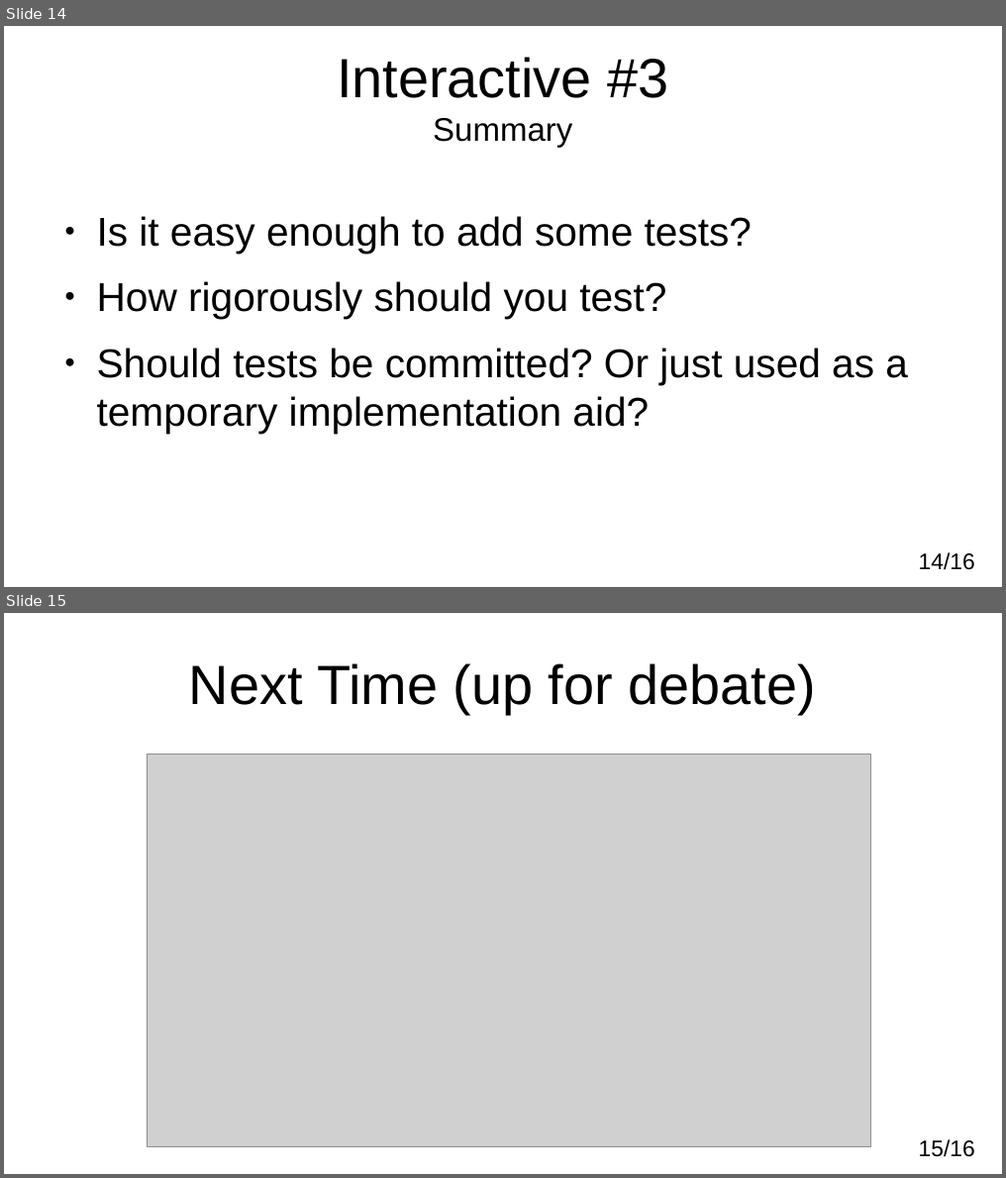
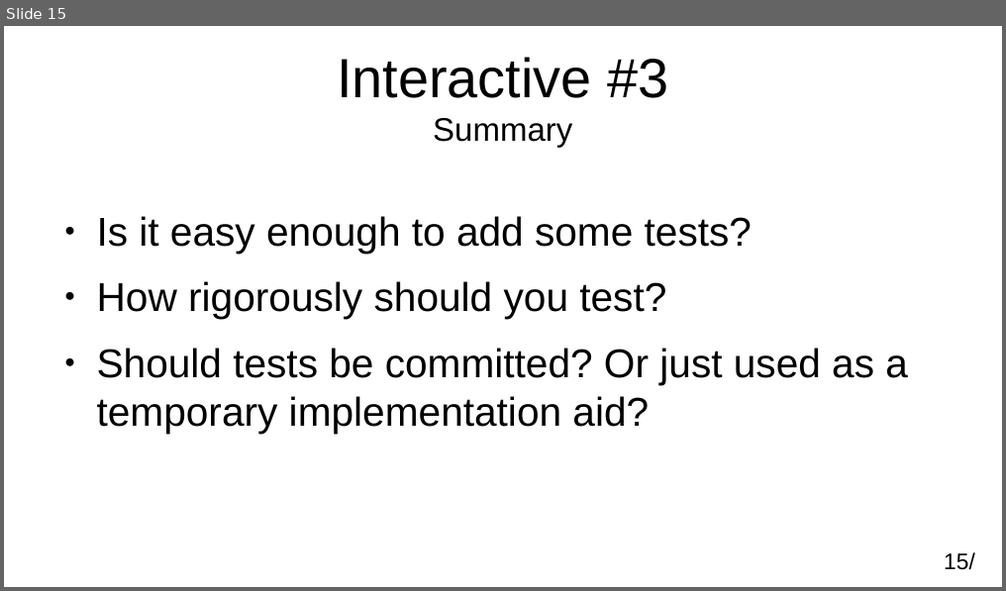
Before and after one commit to adamkewley/rse-meetups, a slide deck: 4_SoftwareImplementation/PresentationSlides.odp. Shown one above the other, each under a label of ours: slides 14 and 15 before the commit, slide 15 after it. The pictures are 1006x1178 and 1006x591 pixels, drawn with LibreOffice and Linux fonts; fonts in the diff are those of the drawing; grey boxes stand for pictures. Boxes give left, top, right and bottom in pixels: in the first picture for what was removed or moved away, otherwise in the second. Text is boxed around its words. In the diff, an @@ line names an element or a change of style, - is before the commit and + after.

```diff
--- a/4_SoftwareImplementation/PresentationSlides.odp
+++ b/4_SoftwareImplementation/PresentationSlides.odp
@@ slide 15 removed at (4, 613, 1002, 1174), background #FFFFFF @@
@@ title removed at (189, 663, 816, 714) @@
-Next Time (up for debate)
@@ picture removed at (147, 755, 870, 1149) @@
@@ page number removed at (919, 1140, 975, 1157) @@
-15/16
@@ what was slide 14 is now slide 15 @@
@@ page number at (944, 553, 975, 570): text changed @@
-14/16
+15/
```
Also in this commit, not shown: 13 other slides changed, 3 slides added, 1 other slide removed, 2 other files.
